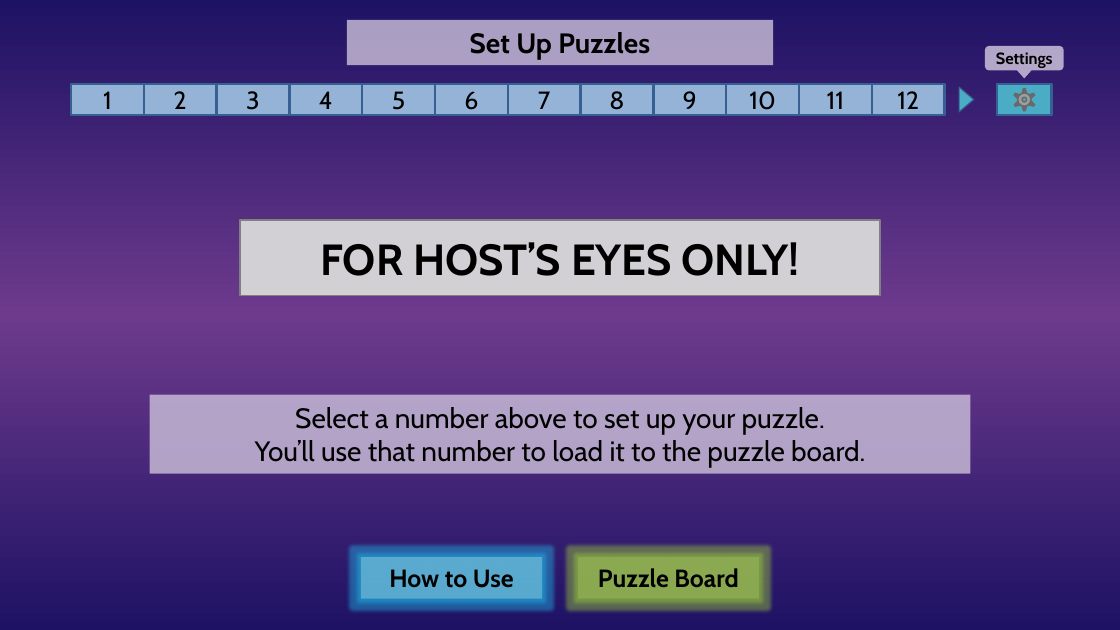
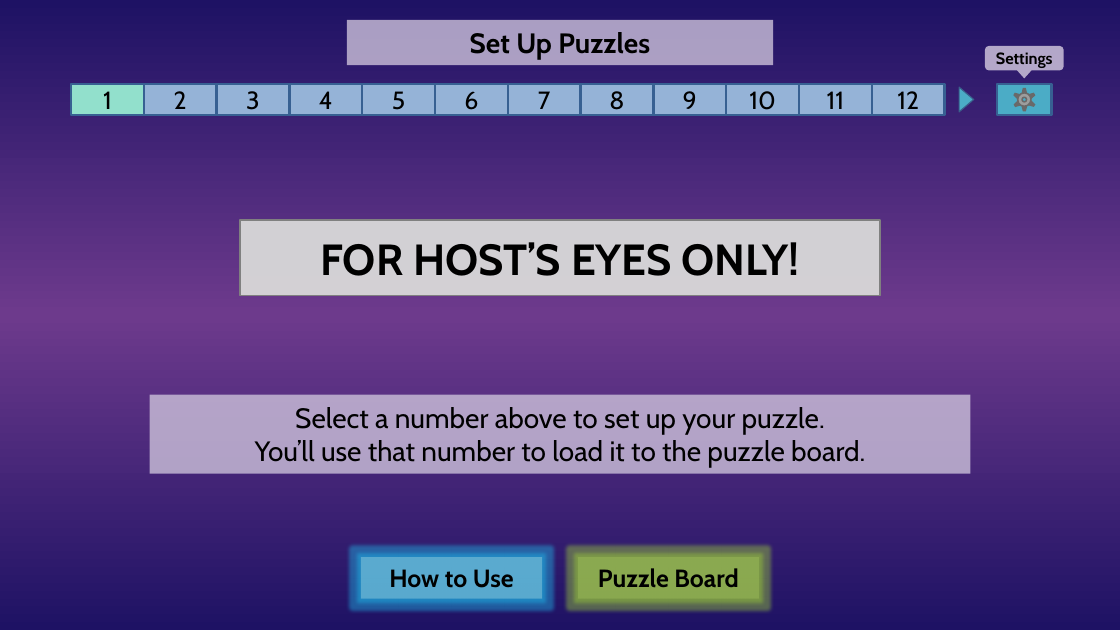
Before and after one commit to nmsmith129/wheeldb, a slide deck: slide 7 of WheelofFortune6.4.pptm. Drawn at 1120x630 pixels with LibreOffice and Linux fonts; fonts in the diff are those of the drawing. Boxes give left, top, right and bottom in pixels: in the first picture for what was removed or moved away, otherwise in the second. Text is boxed around its words. In the diff, an @@ line names an element or a change of style, - is before the commit and + after.

```diff
--- a/WheelofFortune6.4.pptm
+++ b/WheelofFortune6.4.pptm
@@ rectangle "1" at [71,84,143,115]: fill #95B3D7 to #92E0CC @@
```
Also in this commit, not shown: 3 other slides changed, 19 other files.
